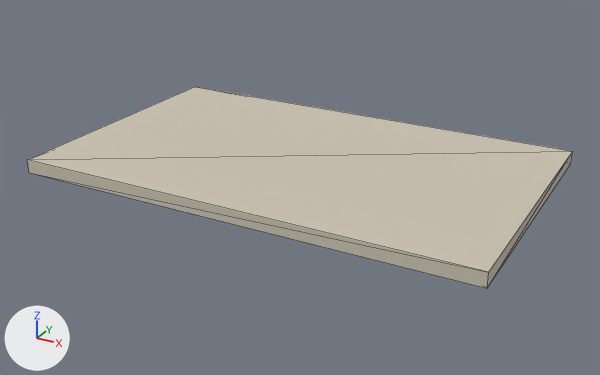
A saved change to the glTF model public/assets/models/props/frame.glb.
One viewpoint serves both versions: a 50 mm camera at (162.0, -298.0, 139.0) aimed at (1.0, -5.0, -7.0). Lighting does not change. The marker at lower left points along +X, +Y and +Z. The older version comes first. Mesh edges are drawn as thin lines. Vertices at exactly the same position are counted once.

The first picture shows 'Frame'.
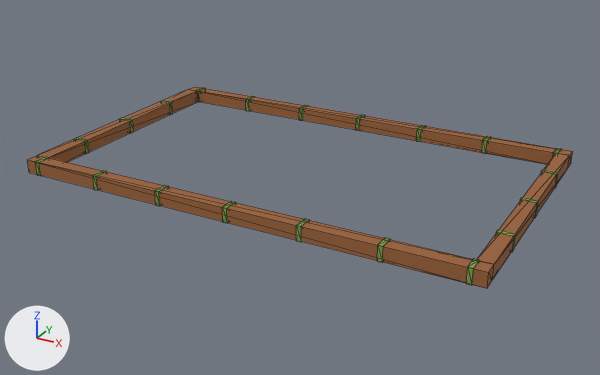
The change, as a list of edits to the scene's bpy script:
```text
Change mat_rm_wood:
    mat_rm_wood.base_color: (0.6, 0.55, 0.45) -> (0.323, 0.122, 0.0395)  # light grey #cbc4b3 -> brown #9a6238
Add mat_rm_leaf:
    mat_rm_leaf = principled_material('rm_leaf')
    mat_rm_leaf.base_color = (0.212, 0.352, 0.0685)  # green #7fa04a
    mat_rm_leaf.roughness = 0.92
Change me_prop_frame:
    used by ob_frame; location = (0.0, 0.0, 0.0)
    remove me_prop_frame.from_pydata(...)  # 8 vertices, 12 faces; spans x -102.0..102.0, y -62.0..62.0, z 0.0..6.0
    add me_prop_frame.from_pydata(...)  # 184 vertices, 288 faces; spans x -102.0..102.0, y -62.0..62.0, z 0.0..6.0
    me_prop_frame part 1: a new loose piece, a box spanning x -97.0..-95.0, y -62.2..-55.8, z -0.1..6.3, in mat_rm_leaf (green #7fa04a)
    me_prop_frame part 2: a new loose piece, a box spanning x -65.0..-63.0, y 55.8..62.2, z -0.1..6.3, in mat_rm_leaf (green #7fa04a)
    me_prop_frame part 3: a new loose piece, a box spanning x -65.0..-63.0, y -62.2..-55.8, z -0.1..6.3, in mat_rm_leaf (green #7fa04a)
    me_prop_frame part 4: a new loose piece, a box spanning x -33.0..-31.0, y 55.8..62.2, z -0.1..6.3, in mat_rm_leaf (green #7fa04a)
    me_prop_frame part 5: a new loose piece, a box spanning x -33.0..-31.0, y -62.2..-55.8, z -0.1..6.3, in mat_rm_leaf (green #7fa04a)
    me_prop_frame part 6: a new loose piece, a box spanning x -1.0..1.0, y 55.8..62.2, z -0.1..6.3, in mat_rm_leaf (green #7fa04a)
    me_prop_frame part 7: a new loose piece, a box spanning x -1.0..1.0, y -62.2..-55.8, z -0.1..6.3, in mat_rm_leaf (green #7fa04a)
    me_prop_frame part 8: a new loose piece, a box spanning x 31.0..33.0, y 55.8..62.2, z -0.1..6.3, in mat_rm_leaf (green #7fa04a)
    me_prop_frame part 9: a new loose piece, a box spanning x 31.0..33.0, y -62.2..-55.8, z -0.1..6.3, in mat_rm_leaf (green #7fa04a)
    me_prop_frame part 10: a new loose piece, a box spanning x 63.0..65.0, y 55.8..62.2, z -0.1..6.3, in mat_rm_leaf (green #7fa04a)
    me_prop_frame part 11: a new loose piece, a box spanning x 63.0..65.0, y -62.2..-55.8, z -0.1..6.3, in mat_rm_leaf (green #7fa04a)
    me_prop_frame part 12: a new loose piece, a box spanning x 95.0..97.0, y -62.2..-55.8, z -0.1..6.3, in mat_rm_leaf (green #7fa04a)
    me_prop_frame part 13: a new loose piece, a box spanning x -102.2..-95.8, y 31.0..33.0, z -0.1..6.3, in mat_rm_leaf (green #7fa04a)
    me_prop_frame part 14: a new loose piece, a box spanning x 95.8..102.2, y 31.0..33.0, z -0.1..6.3, in mat_rm_leaf (green #7fa04a)
    me_prop_frame part 15: a new loose piece, a box spanning x -102.2..-95.8, y -1.0..1.0, z -0.1..6.3, in mat_rm_leaf (green #7fa04a)
    me_prop_frame part 16: a new loose piece, a box spanning x 95.8..102.2, y -1.0..1.0, z -0.1..6.3, in mat_rm_leaf (green #7fa04a)
    me_prop_frame part 17: a new loose piece, a box spanning x -102.2..-95.8, y -33.0..-31.0, z -0.1..6.3, in mat_rm_leaf (green #7fa04a)
    me_prop_frame part 18: a new loose piece, a box spanning x 95.8..102.2, y -33.0..-31.0, z -0.1..6.3, in mat_rm_leaf (green #7fa04a)
    me_prop_frame part 19: 16 vertices added at x -102.0..102.0, y -56.0..56.0, z 0.0..6.0
    other edits to the shape of me_prop_frame do not show in these pictures
    add me_prop_frame.materials.append(mat_rm_leaf)  # green #7fa04a
```

Boxes (x1, y1, x2, y2) around the edits, measured in the pictures (600 x 375 px):
'Frame', recoloured, reshaped: (27, 87, 573, 288) in both
part 1 of me_prop_frame, added: after (35, 157, 50, 176)
part 2 of me_prop_frame, added: after (246, 96, 255, 111)
part 3 of me_prop_frame, added: after (93, 170, 107, 190)
part 4 of me_prop_frame, added: after (299, 105, 309, 121)
part 5 of me_prop_frame, added: after (155, 185, 169, 206)
part 6 of me_prop_frame, added: after (356, 114, 365, 131)
part 7 of me_prop_frame, added: after (222, 201, 236, 223)
part 8 of me_prop_frame, added: after (416, 125, 426, 142)
part 9 of me_prop_frame, added: after (296, 218, 310, 242)
part 10 of me_prop_frame, added: after (482, 136, 491, 154)
part 11 of me_prop_frame, added: after (377, 237, 391, 263)
part 12 of me_prop_frame, added: after (466, 259, 480, 285)
part 13 of me_prop_frame, added: after (160, 100, 173, 115)
part 14 of me_prop_frame, added: after (541, 170, 558, 188)
part 15 of me_prop_frame, added: after (120, 118, 134, 133)
part 16 of me_prop_frame, added: after (520, 198, 539, 218)
part 17 of me_prop_frame, added: after (74, 137, 89, 154)
part 18 of me_prop_frame, added: after (496, 230, 516, 252)
part 19 of me_prop_frame, added: after (28, 87, 573, 288)
